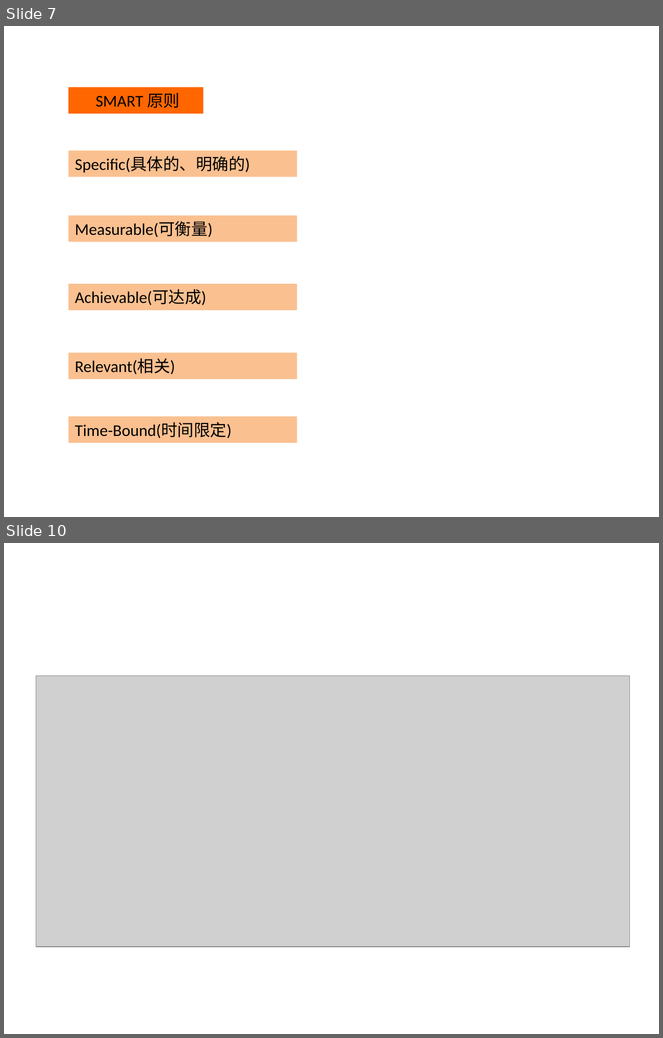
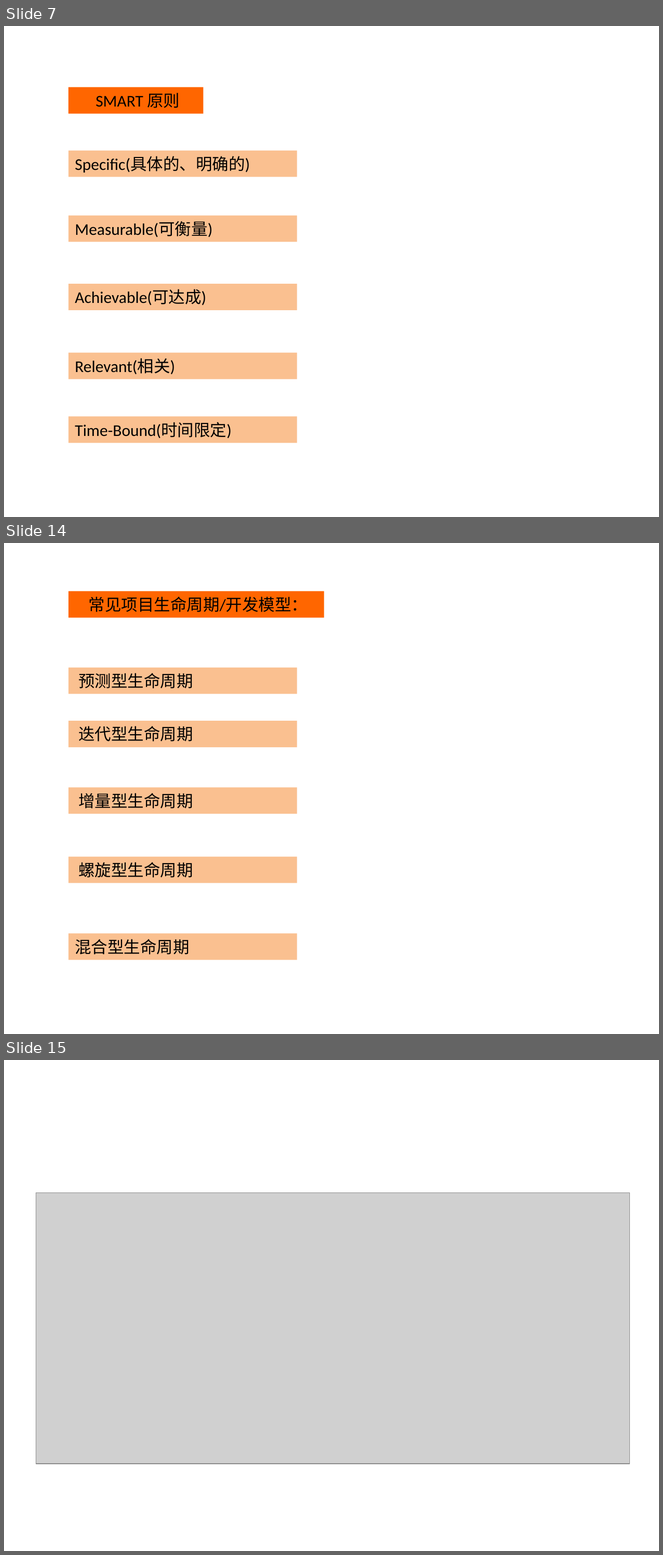
Before and after one commit to itwyhuaing/ProjectM, a slide deck: HaiNaBian_PM知识分享/201812/PM.pptx. Shown one above the other, each under a label of ours: slides 7 and 10 before the commit, slides 7, 14 and 15 after it; the slides between them are not shown. The pictures are 663x1038 and 663x1555 pixels, drawn with LibreOffice and Linux fonts; fonts in the diff are those of the drawing; grey boxes stand for pictures; background and template pictures are left out. Boxes give left, top, right and bottom in pixels: in the first picture for what was removed or moved away, otherwise in the second. Text is boxed around its words. In the diff, an @@ line names an element or a change of style, - is before the commit and + after.

```diff
--- a/HaiNaBian_PM知识分享/201812/PM.pptx
+++ b/HaiNaBian_PM知识分享/201812/PM.pptx
@@ slide 14 added at (4,543,659,1034), background picture (left out) @@
@@ rectangle added at (68,591,324,618), fill #FF6600, 18 pt, text #000000 @@
+常见项目生命周期/开发模型：
@@ rectangle added at (68,667,297,694), fill #FAC090, 18 pt, text #000000 @@
+预测型生命周期
@@ rectangle added at (68,721,297,747), fill #FAC090, 18 pt, text #000000 @@
+迭代型生命周期
@@ rectangle added at (68,787,297,813), fill #FAC090, 18 pt, text #000000 @@
+增量型生命周期
@@ rectangle added at (68,857,297,883), fill #FAC090, 18 pt, text #000000 @@
+螺旋型生命周期
@@ rectangle added at (68,934,297,960), fill #FAC090, 18 pt, text #000000 @@
+混合型生命周期
@@ what was slide 10 is now slide 15 @@
```
Also in this commit, not shown: 2 slides changed, 5 other slides added, 1 slide removed.
